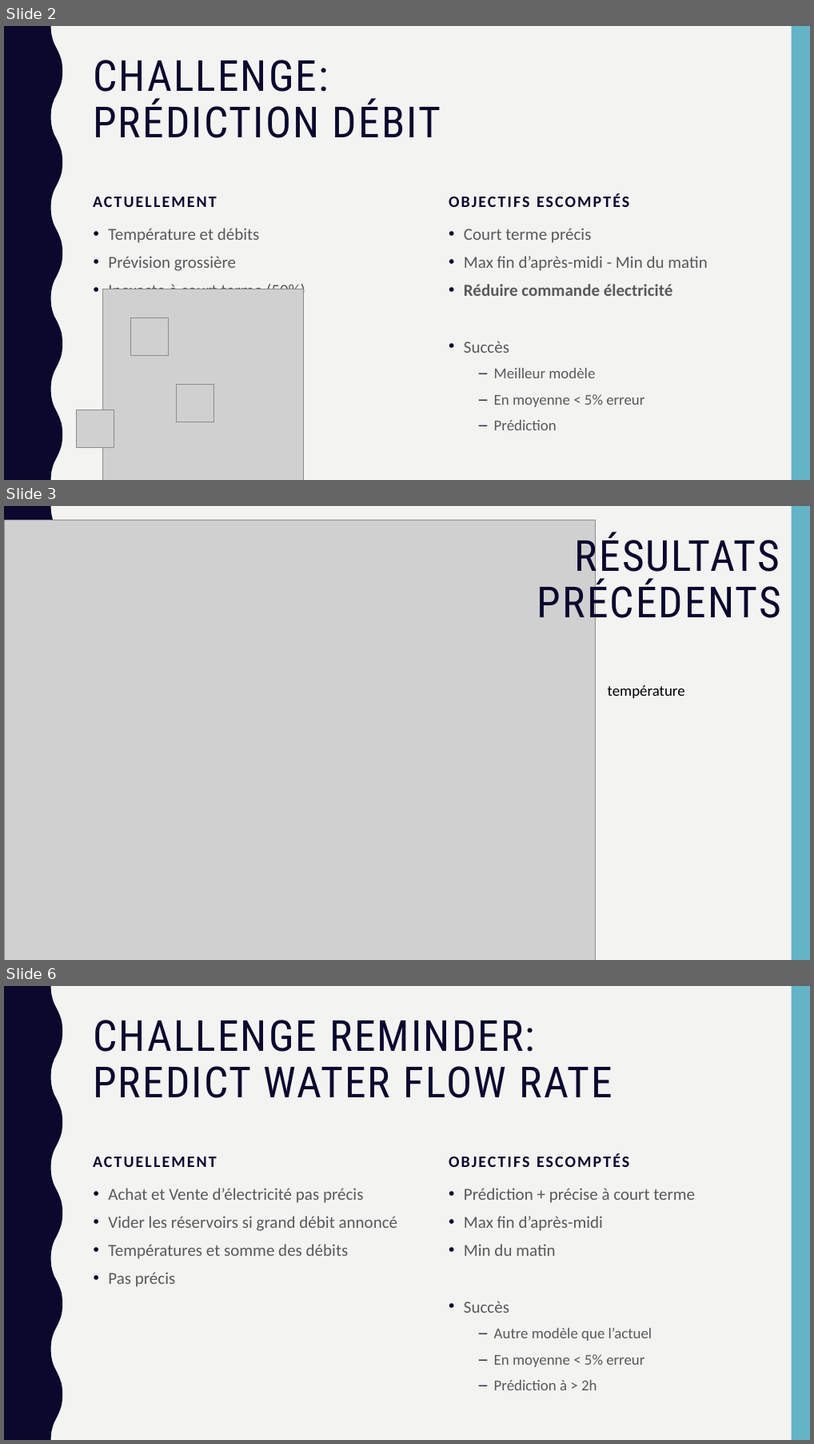
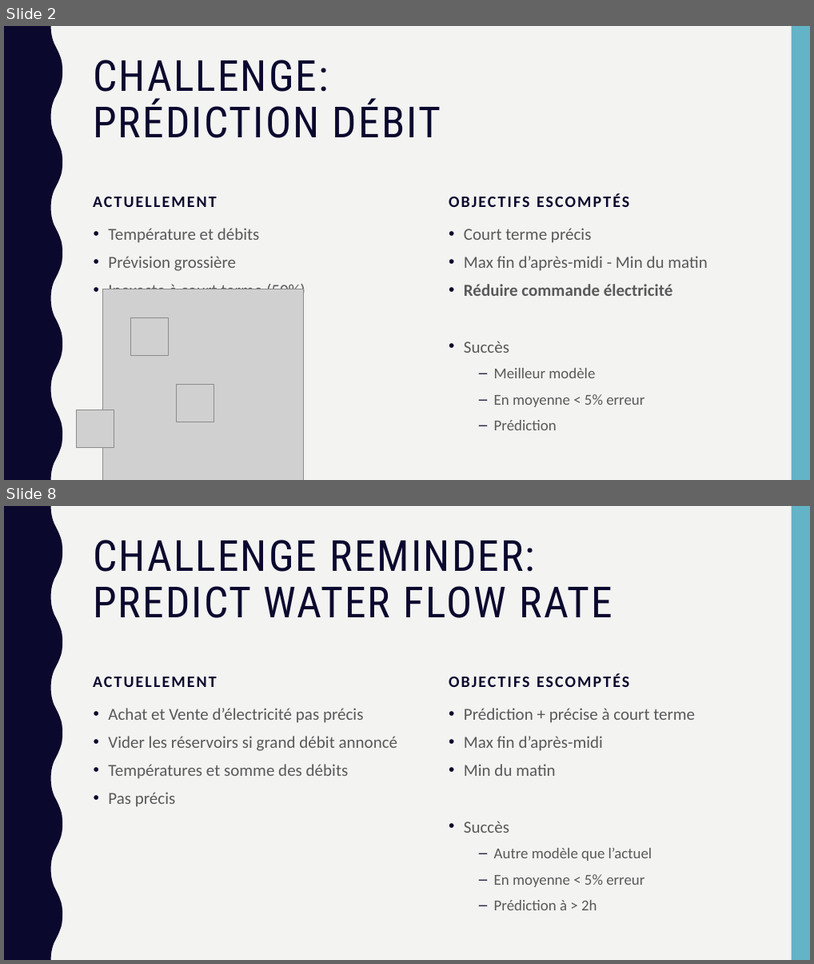
Before and after one commit to LuanaMartelli/BlueArk2019, a slide deck: Flow Rate Forecasting.pptx. Shown one above the other, each under a label of ours: slides 2, 3 and 6 before the commit, slides 2 and 8 after it; the slides between them are not shown. The pictures are 814x1444 and 814x964 pixels, drawn with LibreOffice and Linux fonts; fonts in the diff are those of the drawing; grey boxes stand for pictures. Boxes give left, top, right and bottom in pixels: in the first picture for what was removed or moved away, otherwise in the second. Text is boxed around its words. In the diff, an @@ line names an element or a change of style, - is before the commit and + after.

```diff
--- a/Flow Rate Forecasting.pptx
+++ b/Flow Rate Forecasting.pptx
@@ slide 3 removed at <box>4,506,810,960</box>, background #F3F3F2; not listed: 2 template elements that a slide beside it also shows @@
@@ picture removed at <box>4,520,595,960</box> @@
@@ title removed at <box>538,532,782,628</box> @@
-RÉSULTATS
-PRÉCÉDENTS
@@ text removed at <box>608,685,686,698</box> @@
-température
@@ what was slide 6 is now slide 8 @@
```
Also in this commit, not shown: 1 slide changed, 5 slides added, 2 other slides removed.
